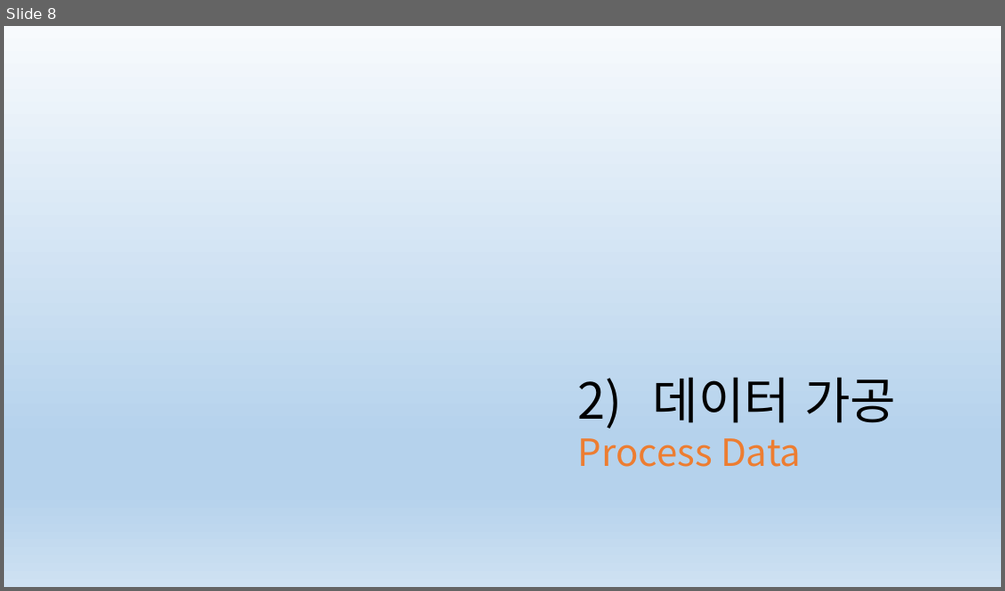
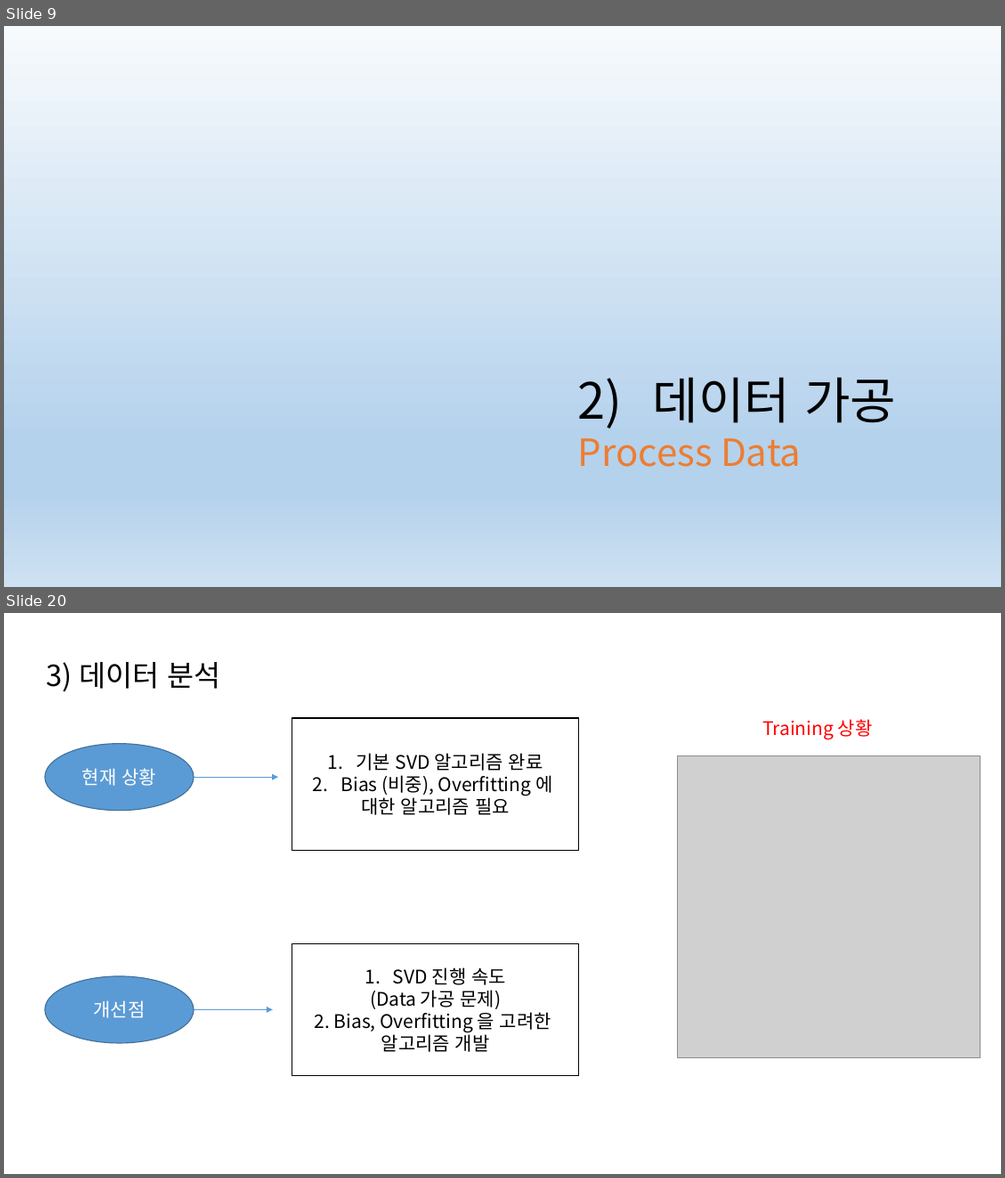
Before and after one commit to csjungminlim/MatrixCompletion, a slide deck: 넷플릭스.pptx. Shown one above the other, each under a label of ours: slide 8 before the commit, slides 9 and 20 after it; the slides between them are not shown. The pictures are 1005x591 and 1005x1178 pixels, drawn with LibreOffice and Linux fonts; fonts in the diff are those of the drawing; grey boxes stand for pictures. Boxes give left, top, right and bottom in pixels: in the first picture for what was removed or moved away, otherwise in the second. Text is boxed around its words. In the diff, an @@ line names an element or a change of style, - is before the commit and + after.

```diff
--- a/넷플릭스.pptx
+++ b/넷플릭스.pptx
@@ slide 20 added at [4,613,1001,1174], background #FFFFFF @@
@@ text added at [47,662,220,691], 28 pt, text #000000 @@
+3) 데이터 분석
@@ rectangle added at [291,718,578,850], fill #FFFFFF, outline #000000 1 pt, 18 pt, text #000000 @@
+1. 기본 SVD 알고리즘 완료
+2. Bias (비중), Overfitting 에
+대한 알고리즘 필요
@@ text added at [762,719,873,739], 18 pt, text #FF0000 @@
+Training 상황
@@ ellipse added at [45,744,194,811], fill #5B9BD5, outline #43739E 1 pt, 18 pt, text #FFFFFF @@
+현재 상황
@@ picture added at [677,755,979,1058] @@
@@ arrow added from (194, 777) to (278, 777), #5B9BD5 0.5 pt @@
@@ rectangle added at [291,943,578,1076], fill #FFFFFF, outline #000000 1 pt, 18 pt, text #000000 @@
+1. SVD 진행 속도
+(Data 가공 문제)
+2. Bias, Overfitting 을 고려한
+알고리즘 개발
@@ ellipse added at [45,976,194,1043], fill #5B9BD5, outline #43739E 1 pt, 18 pt, text #FFFFFF @@
+개선점
@@ arrow added from (194, 1009) to (273, 1009), #5B9BD5 0.5 pt @@
@@ what was slide 8 is now slide 9 @@
```
Also in this commit, not shown: 1 slide changed, 12 other slides added.
